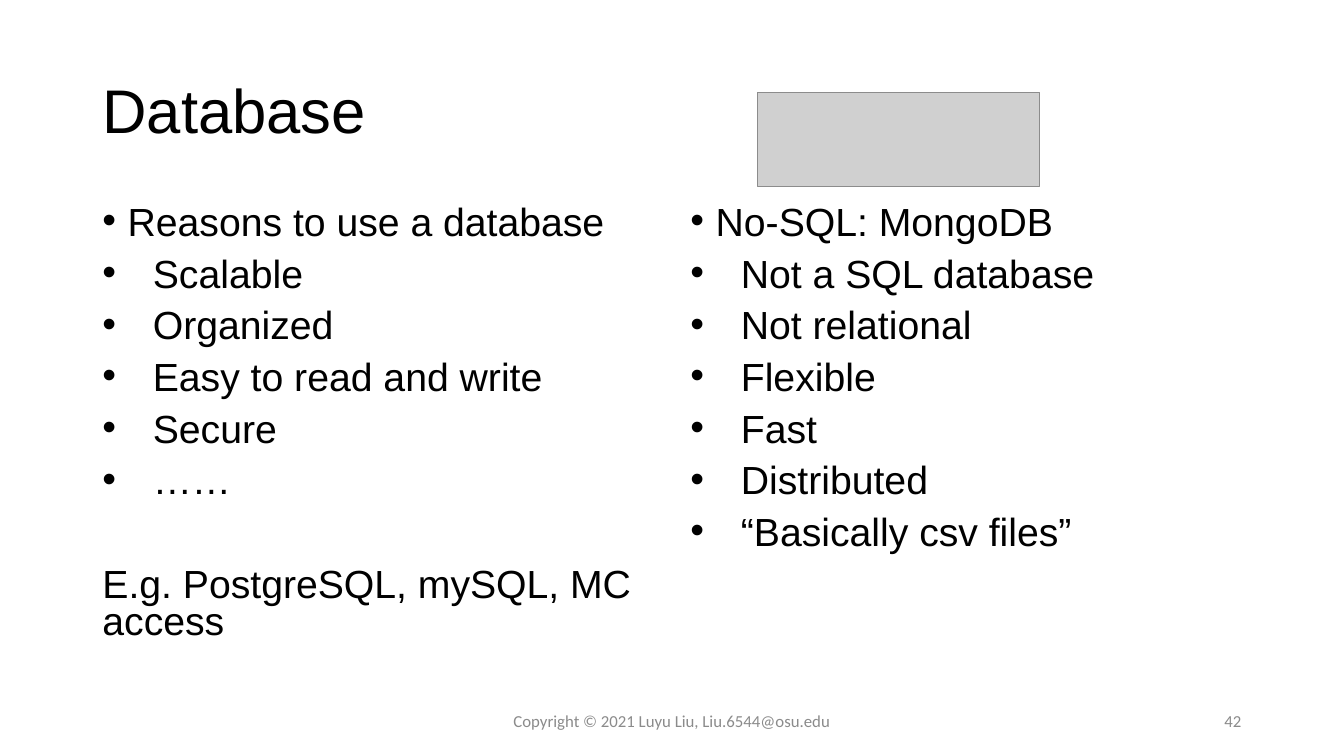
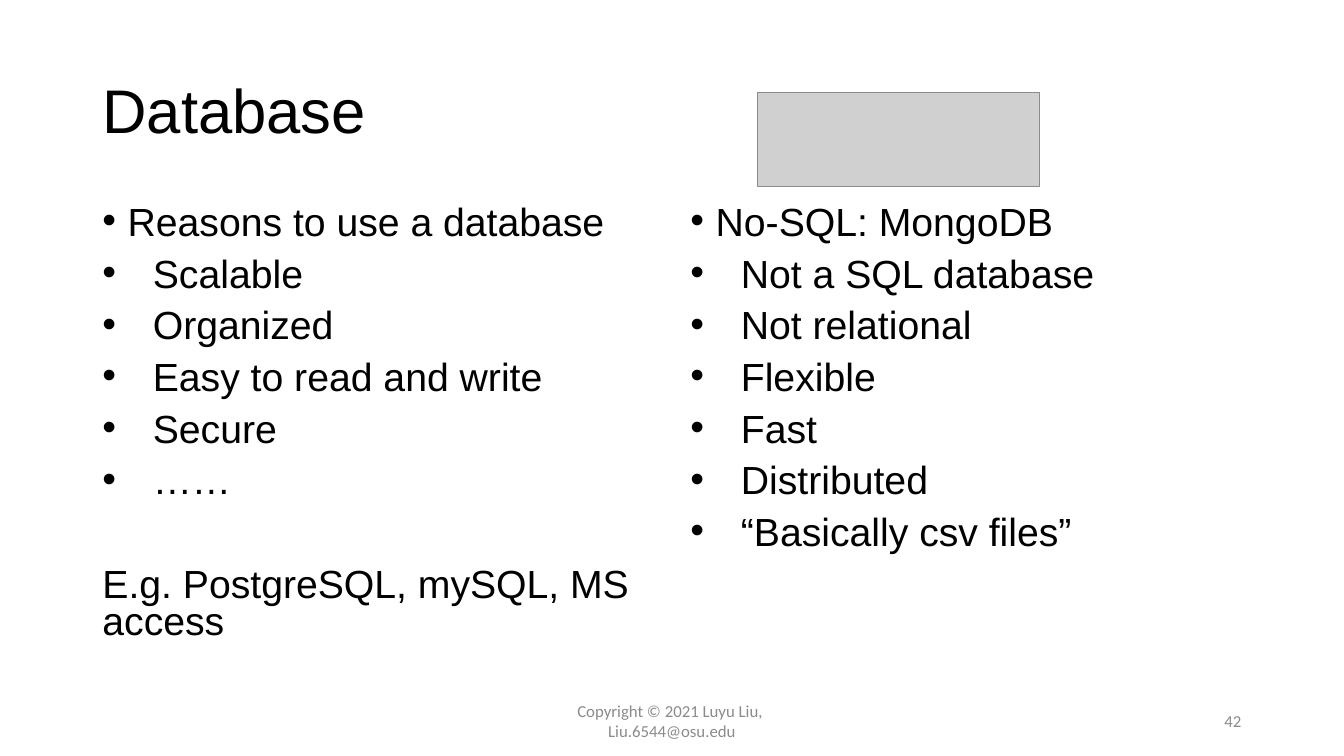
Before and after one commit to xiaohuiliugis/UCGIS-Fullstack-Geovisualization-Workshop, a slide deck: slide 42 of doc/presentation.pptx. Drawn at 1344x756 pixels with LibreOffice and Linux fonts; fonts in the diff are those of the drawing; grey boxes stand for pictures; background and template pictures are left out. Boxes give left, top, right and bottom in pixels: in the first picture for what was removed or moved away, otherwise in the second. Text is boxed around its words. In the diff, an @@ line names an element or a change of style, - is before the commit and + after.

```diff
--- a/doc/presentation.pptx
+++ b/doc/presentation.pptx
@@ text at [102, 570, 629, 636]: text changed @@
-E.g. PostgreSQL, mySQL, MC access
+E.g. PostgreSQL, mySQL, MS access
@@ text at [577, 705, 763, 739]: text changed @@
-Copyright © 2021 Luyu Liu, Liu.6544@osu.edu
+Copyright © 2021 Luyu Liu,
+Liu.6544@osu.edu
```
Also in this commit, not shown: 17 other slides changed.
